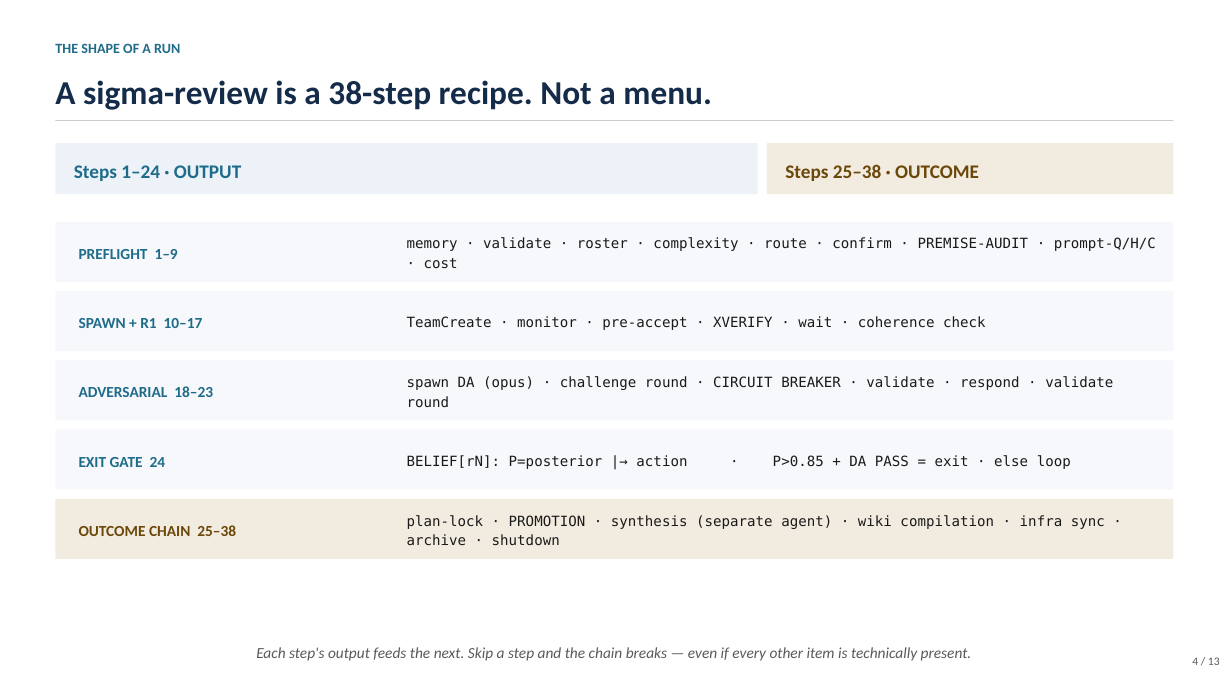
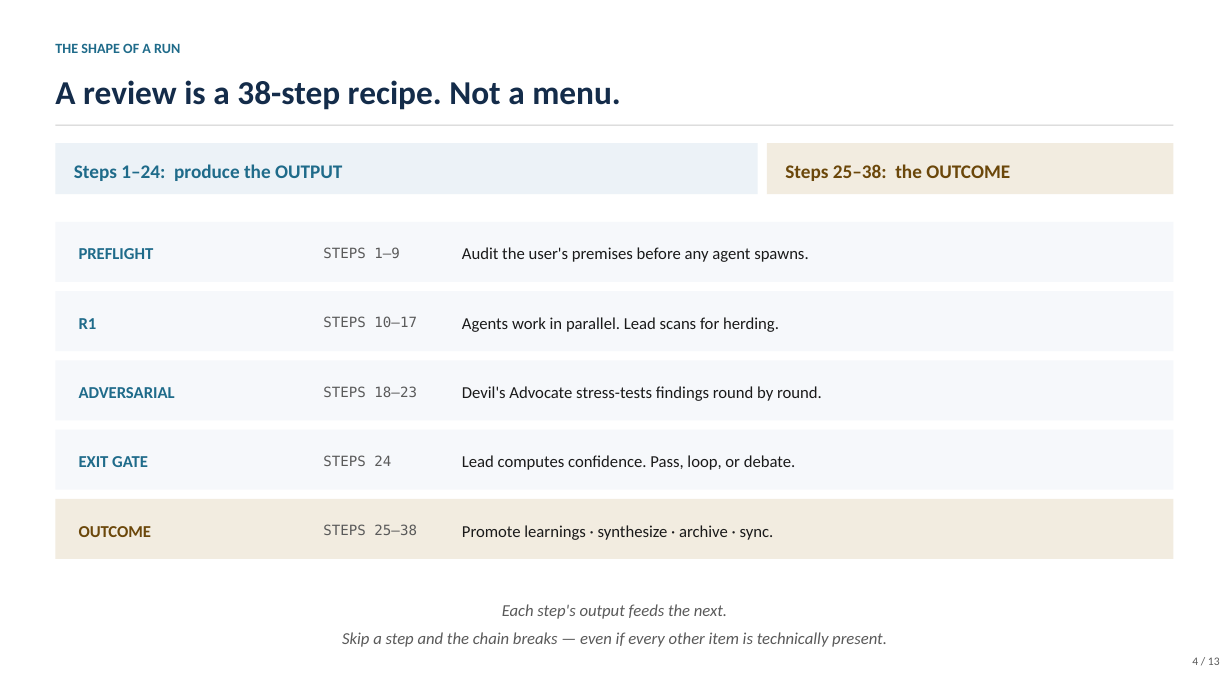
Before and after one commit to coloradored13/sigma-system-overview, a slide deck: slide 4 of sigma-system-demo.pptx. Drawn at 1232x693 pixels with LibreOffice and Linux fonts; fonts in the diff are those of the drawing. Boxes give left, top, right and bottom in pixels: in the first picture for what was removed or moved away, otherwise in the second. Text is boxed around its words. In the diff, an @@ line names an element or a change of style, - is before the commit and + after.

```diff
--- a/sigma-system-demo.pptx
+++ b/sigma-system-demo.pptx
@@ text at <box>55,80,621,110</box>: text changed @@
-A sigma-review is a 38-step recipe. Not a menu.
+A review is a 38-step recipe. Not a menu.
@@ rectangle: place and size @@
-rectangle at <box>55,120,1174,121</box>
+rectangle at <box>55,125,1174,126</box>
@@ text at <box>74,164,342,181</box>: text changed @@
-Steps 1–24 · OUTPUT
+Steps 1–24: produce the OUTPUT
@@ text at <box>785,164,1010,181</box>: text changed @@
-Steps 25–38 · OUTCOME
+Steps 25–38: the OUTCOME
@@ text at <box>79,248,154,259</box>: text changed; size 12 to 13 pt @@
-PREFLIGHT 1–9
+PREFLIGHT
@@ text added at <box>323,247,400,258</box>, 11 pt, text #5A5A5A @@
+STEPS 1–9
@@ text at <box>462,247,808,262</box>: text changed; size 11 to 13 pt; font DejaVu Sans Mono to Calibri @@
-memory · validate · roster · complexity · route · confirm · PREMISE-AUDIT · prompt-Q/H/C · cost
+Audit the user's premises before any agent spawns.
@@ text at <box>79,318,97,329</box>: text changed; size 12 to 13 pt @@
-SPAWN + R1 10–17
+R1
@@ text added at <box>323,316,417,327</box>, 11 pt, text #5A5A5A @@
+STEPS 10–17
@@ text at <box>462,317,779,332</box>: text changed; size 11 to 13 pt; font DejaVu Sans Mono to Calibri @@
-TeamCreate · monitor · pre-accept · XVERIFY · wait · coherence check
+Agents work in parallel. Lead scans for herding.
@@ text at <box>79,387,175,398</box>: text changed; size 12 to 13 pt @@
-ADVERSARIAL 18–23
+ADVERSARIAL
@@ text added at <box>323,386,417,397</box>, 11 pt, text #5A5A5A @@
+STEPS 18–23
@@ text at <box>462,386,822,401</box>: text changed; size 11 to 13 pt; font DejaVu Sans Mono to Calibri @@
-spawn DA (opus) · challenge round · CIRCUIT BREAKER · validate · respond · validate round
+Devil's Advocate stress-tests findings round by round.
@@ text at <box>79,456,148,467</box>: text changed; size 12 to 13 pt @@
-EXIT GATE 24
+EXIT GATE
@@ text added at <box>323,455,391,466</box>, 11 pt, text #5A5A5A @@
+STEPS 24
@@ text at <box>462,455,795,470</box>: text changed; size 11 to 13 pt; font DejaVu Sans Mono to Calibri @@
-BELIEF[rN]: P=posterior |→ action · P>0.85 + DA PASS = exit · else loop
+Lead computes confidence. Pass, loop, or debate.
@@ text at <box>79,526,152,537</box>: text changed; size 12 to 13 pt @@
-OUTCOME CHAIN 25–38
+OUTCOME
@@ text added at <box>323,524,417,535</box>, 11 pt, text #5A5A5A @@
+STEPS 25–38
@@ text at <box>462,525,774,540</box>: text changed; size 11 to 13 pt; font DejaVu Sans Mono to Calibri @@
-plan-lock · PROMOTION · synthesis (separate agent) · wiki compilation · infra sync · archive · shutdown
+Promote learnings · synthesize · archive · sync.
@@ text at <box>342,604,887,647</box>: text changed; size 12 to 13 pt @@
-Each step's output feeds the next. Skip a step and the chain breaks — even if every other item is technically present.
+Each step's output feeds the next.
+Skip a step and the chain breaks — even if every other item is technically present.
```
Also in this commit, not shown: 6 other slides changed, 4 slides added, 4 slides removed.
